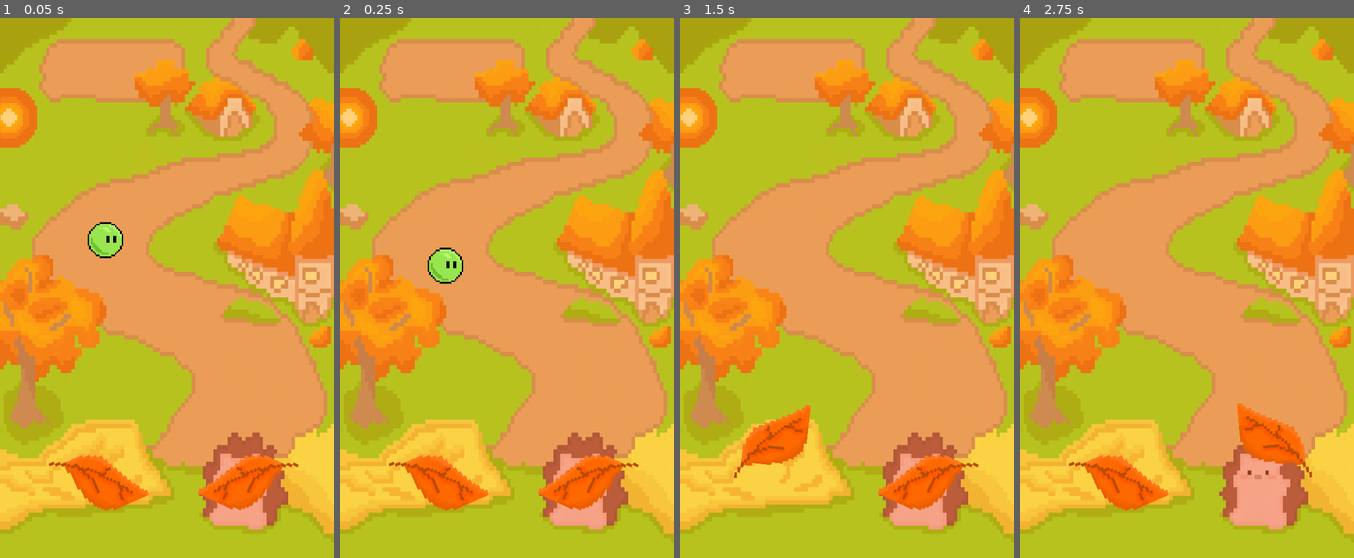
Above: before the commit, frames 1-4 (left to right).
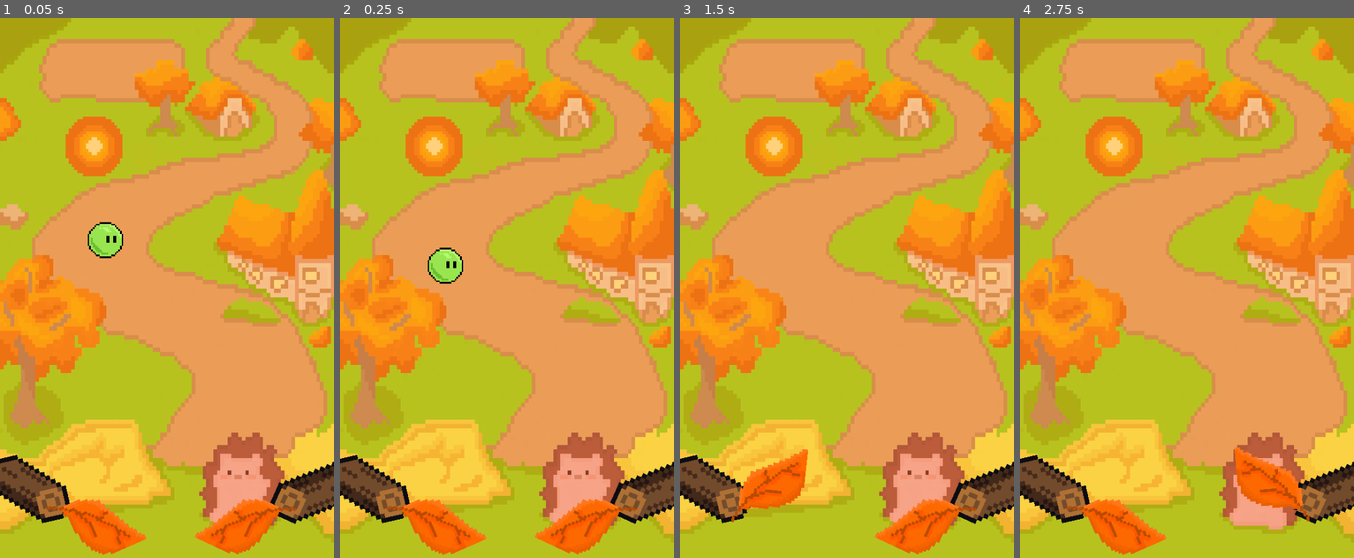
Above: after the commit, the same moments.

Repository: ILikeSloths24/HAVEN-GAME-JAM
Game: Godot game, scene res://SCENES/game.tscn
Same seed, same stepped clock (60 frames per second), same inputs: the game is played once before the commit and once after it.
Inputs:
- Up to frame 1 (0.05 s): no input
- Up to frame 2 (0.25 s): no input
- Up to frame 3 (1.5 s): hold E (Right flipper) 0.53-1.28 s; hold Q (Left flipper) from 1.28 s (still down)
- Up to frame 4 (2.75 s): tap Enter at 2 s; release Q (Left flipper) at 2.03 s; hold E (Right flipper) from 2.03 s (still down)

The runs differ from the first frame. In frame 1, 11% of the frame differs, in the area x 0-100%, y 13-100%; in frame 2, 11%; in frame 3, 11%; in frame 4, 11%.

Commit message:
added logs, and bumpers

Diff:
--- /dev/null
+++ b/pin-bounce/SCENES/bumper.gd
@@ -0,0 +1,14 @@
+extends StaticBody2D
+
+@export var bounce_force := 600.0
+
+func _on_hit_zone_body_entered(body: Node2D) -> void:
+	if body is RigidBody2D:
+		# Calculate direction pointing outward from the bumper to the ball
+		var push_direction := (body.global_position - global_position).normalized()
+
+		# Reset current velocity slightly so the bounce feels snappy and consistent
+		body.linear_velocity = Vector2.ZERO
+
+		# Launch the ball outward
+		body.apply_central_impulse(push_direction * bounce_force)
--- a/pin-bounce/SCENES/game.tscn
+++ b/pin-bounce/SCENES/game.tscn
@@ -1,12 +1,14 @@
 [gd_scene format=3 uid="uid://cw0pdokp848m4"]
 
 [ext_resource type="Texture2D" uid="uid://b1q3sme4xomf6" path="res://ART/Pinball W background _).png" id="1_ltfqq"]
+[ext_resource type="Texture2D" uid="uid://bmmsrwopws8r5" path="res://ART/logggg.png" id="2_5j11q"]
 [ext_resource type="Script" uid="uid://i1gpkv6ddi8t" path="res://SCRIPTS/flipper.gd" id="3_5j11q"]
 [ext_resource type="Texture2D" uid="uid://c0pekjhtv7svi" path="res://ART/635812117569314004_360.png" id="4_63oq4"]
 [ext_resource type="Script" uid="uid://djv833xpjlgfr" path="res://SCRIPTS/flipper_2.gd" id="5_f8h2c"]
 [ext_resource type="Texture2D" uid="uid://du4g5tvlsndfo" path="res://ART/i hope this works.png" id="6_fv040"]
 [ext_resource type="Texture2D" uid="uid://cpb8lv2i6hsb0" path="res://ART/New Piskel.png" id="7_5j11q"]
 [ext_resource type="Texture2D" uid="uid://bk2u3vjwfev55" path="res://ART/Sprite-0004.png" id="7_ggca4"]
+[ext_resource type="Script" uid="uid://be55s6yy3d5vx" path="res://SCENES/bumper.gd" id="8_63oq4"]
 
 [sub_resource type="RectangleShape2D" id="RectangleShape2D_7jktm"]
 size = Vector2(50, 28)
@@ -18,8 +20,7 @@
 [sub_resource type="CircleShape2D" id="CircleShape2D_63oq4"]
 radius = 27.018513
 
-[sub_resource type="RectangleShape2D" id="RectangleShape2D_ltfqq"]
-size = Vector2(41, 920)
+[sub_resource type="CircleShape2D" id="CircleShape2D_ggca4"]
 
 [sub_resource type="AtlasTexture" id="AtlasTexture_63oq4"]
 atlas = ExtResource("7_5j11q")
@@ -50,7 +51,11 @@
 "speed": 5.0
 }]
 
-[sub_resource type="CircleShape2D" id="CircleShape2D_ggca4"]
+[sub_resource type="CircleShape2D" id="CircleShape2D_f8h2c"]
+radius = 11.972786
+
+[sub_resource type="RectangleShape2D" id="RectangleShape2D_ltfqq"]
+size = Vector2(41, 920)
 
 [node name="Node2D" type="Node2D" unique_id=979197503]
 
@@ -72,8 +77,20 @@
 position = Vector2(-23, 40)
 scale = Vector2(0.94845325, 1.3277599)
 
+[node name="Sprite2D" type="Sprite2D" parent="." unique_id=250751333]
+position = Vector2(-245.21002, 363.9474)
+rotation = -0.22555453
+scale = Vector2(3.6399994, 3.6399994)
+texture = ExtResource("2_5j11q")
+
+[node name="Sprite2D2" type="Sprite2D" parent="." unique_id=1637295111]
+position = Vector2(214.79, 369.9474)
+rotation = 1.9915146
+scale = Vector2(3.6399994, 3.6399994)
+texture = ExtResource("2_5j11q")
+
 [node name="Flipper" type="RigidBody2D" parent="." unique_id=1440842092]
-position = Vector2(-191, 327)
+position = Vector2(-195.21002, 397.9474)
 freeze = true
 freeze_mode = 1
 script = ExtResource("3_5j11q")
@@ -90,7 +107,7 @@
 texture = ExtResource("4_63oq4")
 
 [node name="Flipper2" type="RigidBody2D" parent="." unique_id=2013578115]
-position = Vector2(167, 326)
+position = Vector2(162.78998, 396.9474)
 freeze = true
 freeze_mode = 1
 script = ExtResource("5_f8h2c")
@@ -121,6 +138,26 @@
 scale = Vector2(2.7499998, 2.7499998)
 texture = ExtResource("7_ggca4")
 
+[node name="Bumper" type="StaticBody2D" parent="." unique_id=293018127]
+position = Vector2(-159, -198)
+scale = Vector2(4.5937514, 4.8125)
+script = ExtResource("8_63oq4")
+
+[node name="CollisionShape2D" type="CollisionShape2D" parent="Bumper" unique_id=1399780241]
+position = Vector2(3.9183729, 1.8701298)
+shape = SubResource("CircleShape2D_ggca4")
+
+[node name="AnimatedSprite2D" type="AnimatedSprite2D" parent="Bumper" unique_id=1358051117]
+sprite_frames = SubResource("SpriteFrames_3mqob")
+frame = 1
+frame_progress = 0.06812516
+
+[node name="HitZone" type="Area2D" parent="Bumper" unique_id=1446779831]
+
+[node name="CollisionShape2D" type="CollisionShape2D" parent="Bumper/HitZone" unique_id=523089958]
+position = Vector2(3.9183729, 1.8701298)
+shape = SubResource("CircleShape2D_f8h2c")
+
 [node name="StaticBody2D" type="StaticBody2D" parent="." unique_id=1699044917]
 
 [node name="CollisionShape2D" type="CollisionShape2D" parent="StaticBody2D" unique_id=625357927]
@@ -137,24 +174,13 @@
 shape = SubResource("RectangleShape2D_ltfqq")
 
 [node name="CollisionShape2D4" type="CollisionShape2D" parent="StaticBody2D" unique_id=1258065452]
-position = Vector2(-601.99994, 99.000015)
+position = Vector2(-598, 169)
 rotation = -1.0859029
 shape = SubResource("RectangleShape2D_ltfqq")
 
 [node name="CollisionShape2D5" type="CollisionShape2D" parent="StaticBody2D" unique_id=1027061042]
-position = Vector2(592, 133.99997)
+position = Vector2(595.99994, 203.99997)
 rotation = -1.9607728
 shape = SubResource("RectangleShape2D_ltfqq")
 
-[node name="AnimatedSprite2D" type="AnimatedSprite2D" parent="." unique_id=1358051117]
-position = Vector2(-297.00003, -244)
-scale = Vector2(4.5937514, 4.8125)
-sprite_frames = SubResource("SpriteFrames_3mqob")
-frame = 1
-frame_progress = 0.06812516
-
-[node name="StaticBody2D" type="StaticBody2D" parent="AnimatedSprite2D" unique_id=293018127]
-
-[node name="CollisionShape2D" type="CollisionShape2D" parent="AnimatedSprite2D/StaticBody2D" unique_id=1399780241]
-position = Vector2(3.9183729, 1.8701298)
-shape = SubResource("CircleShape2D_ggca4")
+[connection signal="body_entered" from="Bumper/HitZone" to="Bumper" method="_on_hit_zone_body_entered"]
Binary file added: pin-bounce/ART/logggg.png
Not shown, added: pin-bounce/ART/logggg.png.import
Not shown, added: pin-bounce/SCENES/bumper.gd.uid
